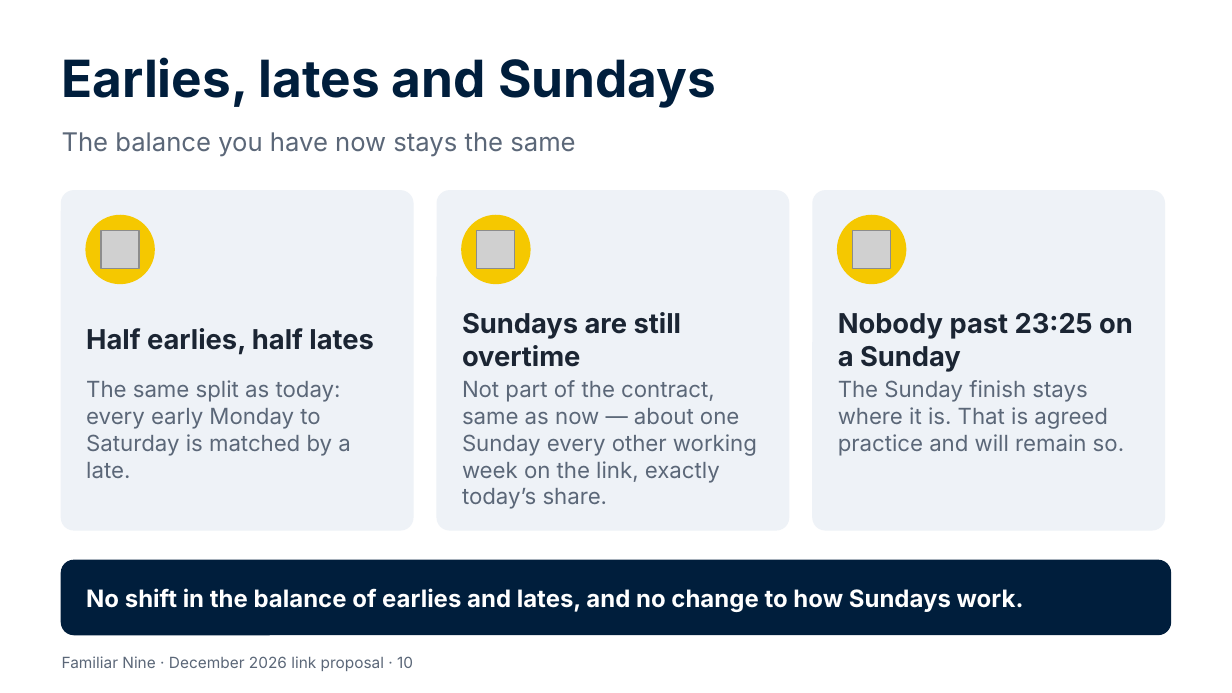
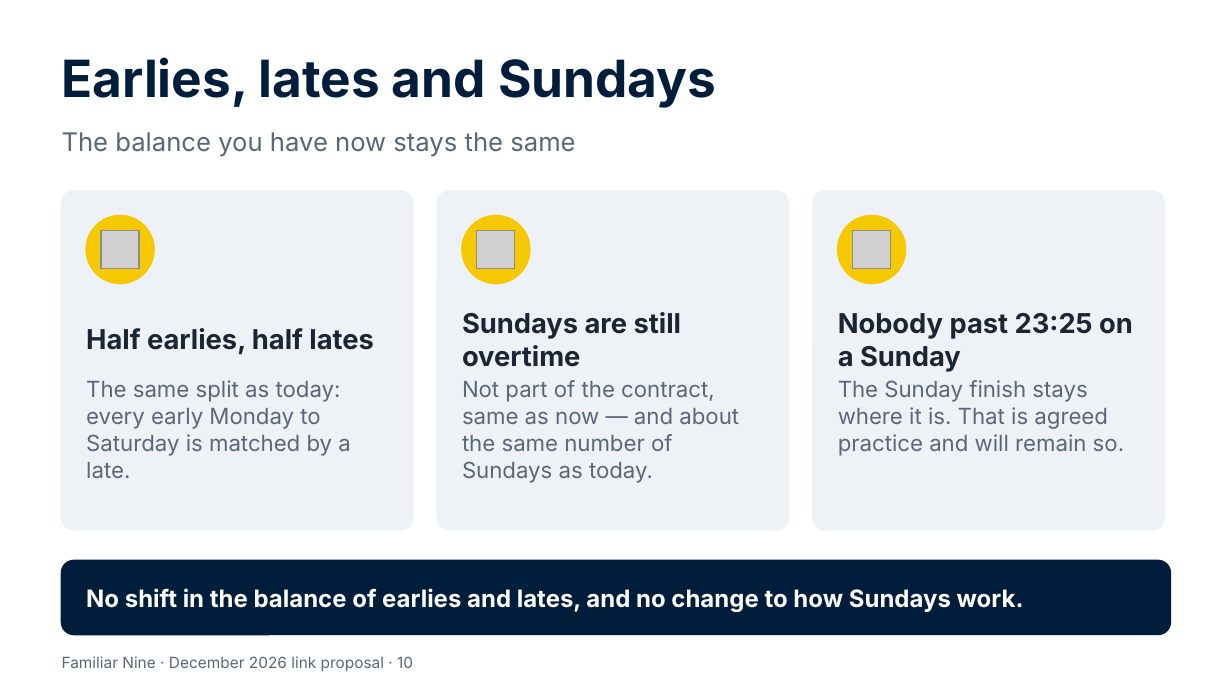
Before and after one commit to Garethdavidmiller/roster-app, a slide deck: slide 10 of docs/proposals/presentations/Familiar-Nine-for-colleagues.pptx. Drawn at 1232x693 pixels with LibreOffice and Linux fonts; fonts in the diff are those of the drawing; grey boxes stand for pictures. Boxes give left, top, right and bottom in pixels: in the first picture for what was removed or moved away, otherwise in the second. Text is boxed around its words. In the diff, an @@ line names an element or a change of style, - is before the commit and + after.

```diff
--- a/docs/proposals/presentations/Familiar-Nine-for-colleagues.pptx
+++ b/docs/proposals/presentations/Familiar-Nine-for-colleagues.pptx
@@ text at box(462, 380, 739, 483): text changed @@
-Not part of the contract, same as now — about one Sunday every other working week on the link, exactly today’s share.
+Not part of the contract, same as now — and about the same number of Sundays as today.
```
Also in this commit, not shown: 6 other slides changed, 5 other files.
